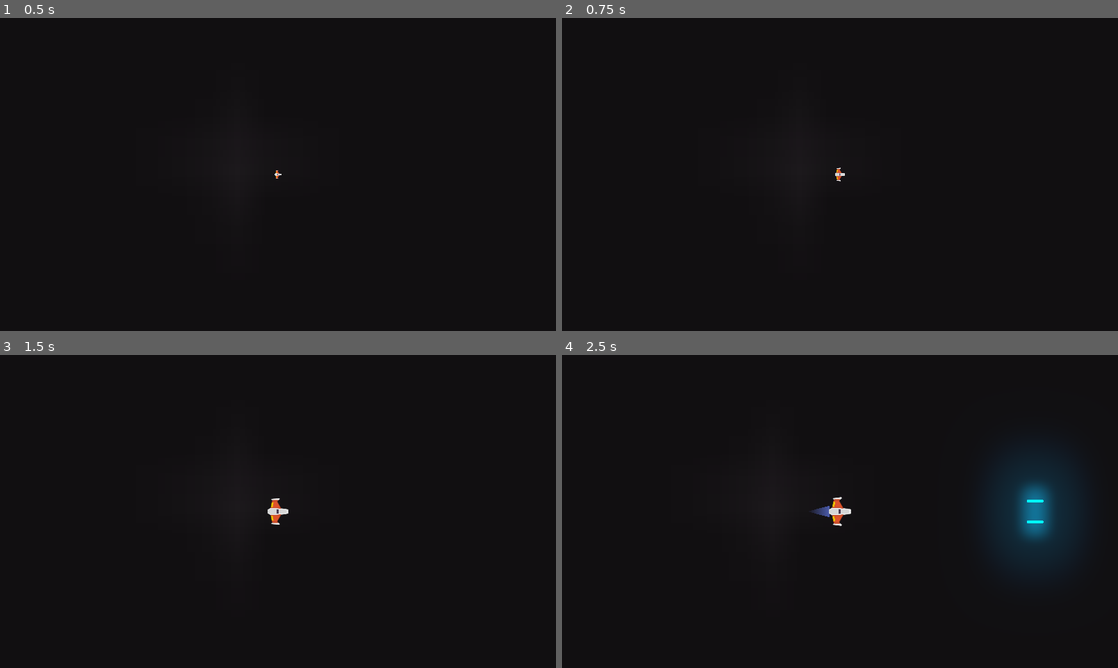
Above: before the commit, frames 1-4 (two rows, left to right).
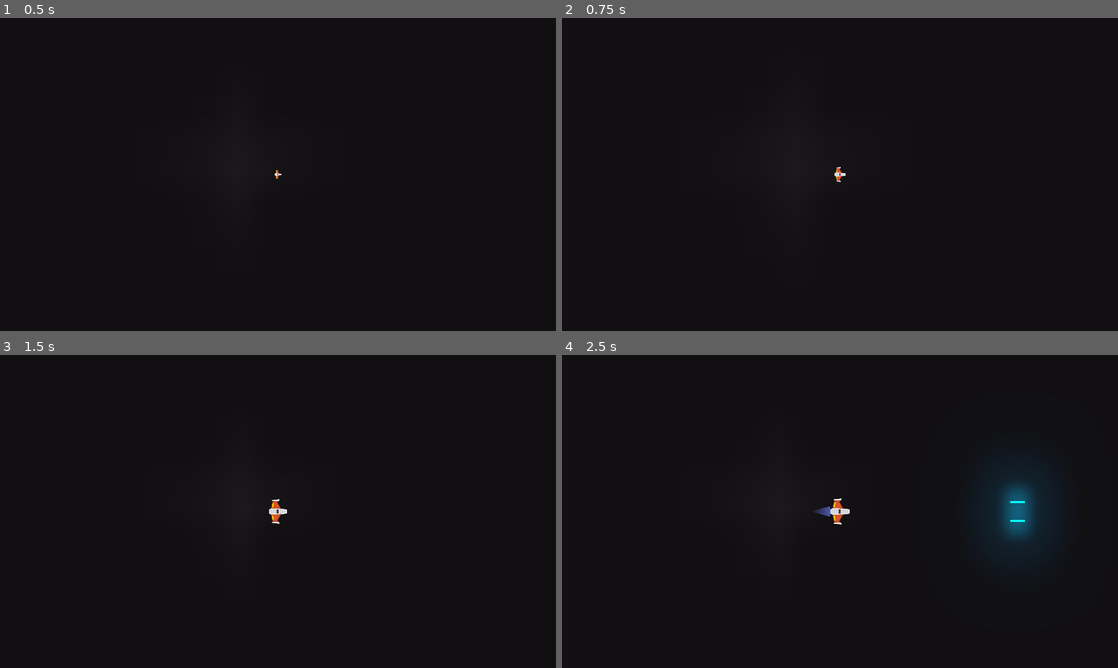
Above: after the commit, the same moments.

Repository: Csosafloriani/Meteorito
Game: Godot game, scene res://Juego/Niveles/NivelTest.tscn
The game is run twice, just before and just after one commit, with the same random seed, the same clock (stepped at 60 frames per second) and the same inputs.
Inputs (mouse positions are in pixels of both pictures, inside the frame that each line leads up to):
- Up to frame 1 (0.5 s): no input
- Up to frame 2 (0.75 s): tap Enter at 0.5 s; move the mouse to (962, 158) at 0.52 s; hold Up (mover_adelante) from 0.53 s (still down); hold Mouse wheel up (zoom_acercar, bound only after the commit) from 0.53 s (still down)
- Up to frame 3 (1.5 s): tap Mouse wheel down (zoom_alejar, bound only after the commit) at 0.8, 1.35 s; move the mouse to (166, 527) at 1.27 s; release Up (mover_adelante) at 1.28 s; release Mouse wheel up (zoom_acercar, bound only after the commit) at 1.28 s
- Up to frame 4 (2.5 s): tap Mouse wheel up (zoom_acercar, bound only after the commit) at 1.55 s; tap Space at 2 s; move the mouse to (895, 442) at 2.02 s; press the mouse at (895, 442) at 2.03 s; hold Up (mover_adelante) from 2.03 s (still down); tap Mouse wheel down (zoom_alejar, bound only after the commit) at 2.3 s

Frame 1 is identical in both runs. In frame 2, less than 0.1% of the frame differs, in the area x 49-51%, y 47-53%; in frame 3, less than 0.1%; in frame 4, 1.5%, in the area x 44-89%, y 40-60%.

Commit message:
Transicion camaras

Diff:
--- a/Juego/Meteoritos/Meteorito.gd
+++ b/Juego/Meteoritos/Meteorito.gd
@@ -16,6 +16,7 @@
 var esta_en_sector:bool = true setget set_esta_en_sector
 var pos_spawn_original:Vector2
 var vel_spawn_original:Vector2
+var esta_destruido:bool = false
 
 ## Metodos
 func _ready() -> void:
@@ -34,7 +35,8 @@
 ## Metodos custom
 func recibir_danio(danio:float) -> void:
 	hitpoints -= danio
-	if hitpoints <= 0.0 :
+	if hitpoints <= 0.0 and not esta_destruido:
+		esta_destruido = true
 		destruir()
 	impacto_sfx.play()
 	anim_impacto.play("Impacto")
--- a/Juego/Meteoritos/SectorMeteoritos.tscn
+++ b/Juego/Meteoritos/SectorMeteoritos.tscn
@@ -6,10 +6,10 @@
 [ext_resource path="res://Juego/Meteoritos/Advertencia.ogg" type="AudioStream" id=4]
 
 [sub_resource type="RectangleShape2D" id=1]
-extents = Vector2( 10, 540 )
+extents = Vector2( 5, 530 )
 
 [sub_resource type="RectangleShape2D" id=2]
-extents = Vector2( 10, 540 )
+extents = Vector2( 5, 530 )
 
 [sub_resource type="RectangleShape2D" id=3]
 extents = Vector2( 960, 10 )
@@ -18,16 +18,16 @@
 extents = Vector2( 960, 10 )
 
 [sub_resource type="RectangleShape2D" id=5]
-extents = Vector2( 10, 900 )
+extents = Vector2( 10, 890 )
 
 [sub_resource type="RectangleShape2D" id=6]
-extents = Vector2( 10, 900 )
+extents = Vector2( 10, 890 )
 
 [sub_resource type="RectangleShape2D" id=7]
-extents = Vector2( 1400, 10 )
+extents = Vector2( 1410, 10 )
 
 [sub_resource type="RectangleShape2D" id=8]
-extents = Vector2( 1400, 10 )
+extents = Vector2( 1410, 10 )
 
 [sub_resource type="DynamicFont" id=9]
 size = 52
@@ -155,6 +155,7 @@
 }
 
 [node name="CollisionShape2D" type="CollisionShape2D" parent="BordesNavePlayer/BordeIzquierda"]
+position = Vector2( 5, 0 )
 shape = SubResource( 1 )
 
 [node name="BordeDerecha" type="StaticBody2D" parent="BordesNavePlayer"]
@@ -165,6 +166,7 @@
 }
 
 [node name="CollisionShape2D" type="CollisionShape2D" parent="BordesNavePlayer/BordeDerecha"]
+position = Vector2( -5, 0 )
 shape = SubResource( 2 )
 
 [node name="BordeSuperior" type="StaticBody2D" parent="BordesNavePlayer"]
@@ -237,7 +239,7 @@
 
 [node name="MeteoritoSpawner3" parent="Spawners" instance=ExtResource( 1 )]
 position = Vector2( -1150, 0 )
-direccion = Vector2( 0, -1 )
+direccion = Vector2( 2, -1 )
 
 [node name="MeteoritoSpawner4" parent="Spawners" instance=ExtResource( 1 )]
 position = Vector2( -1150, 360 )
@@ -257,11 +259,11 @@
 
 [node name="MeteoritoSpawner8" parent="Spawners" instance=ExtResource( 1 )]
 position = Vector2( 0, -720 )
-direccion = Vector2( 1, 0 )
+direccion = Vector2( 0, 1 )
 
 [node name="MeteoritoSpawner9" parent="Spawners" instance=ExtResource( 1 )]
 position = Vector2( 0, 720 )
-direccion = Vector2( -1, 0 )
+direccion = Vector2( 0, -1 )
 
 [node name="MeteoritoSpawner10" parent="Spawners" instance=ExtResource( 1 )]
 position = Vector2( 575, -720 )
@@ -281,7 +283,7 @@
 
 [node name="MeteoritoSpawner14" parent="Spawners" instance=ExtResource( 1 )]
 position = Vector2( 1150, 0 )
-direccion = Vector2( 0, 1 )
+direccion = Vector2( -1, 0 )
 
 [node name="MeteoritoSpawner15" parent="Spawners" instance=ExtResource( 1 )]
 position = Vector2( 1150, 360 )
@@ -298,7 +300,8 @@
 [node name="ColorRect" type="ColorRect" parent="CanvasLayer"]
 anchor_right = 1.0
 anchor_bottom = 1.0
-color = Color( 1, 0, 0, 0.421787 )
+mouse_filter = 2
+color = Color( 1, 0, 0, 0.431373 )
 
 [node name="Label" type="Label" parent="CanvasLayer/ColorRect"]
 anchor_left = 0.5
@@ -312,6 +315,7 @@
 custom_fonts/font = SubResource( 9 )
 text = "	                        ¡ADVERTENCIA !
   LLUVIA DE METEORITOS INMINENTE"
+percent_visible = 0.0
 
 [node name="AudioStreamPlayer" type="AudioStreamPlayer" parent="."]
 stream = ExtResource( 4 )
--- /dev/null
+++ b/Juego/Naves/Player/CamaraPlayer.gd
@@ -0,0 +1,23 @@
+#CamaraPlayer.gd
+class_name CamaraPlayer
+extends CamaraJuego
+
+## Variables Export
+export var variacion_zoom:float = 0.1
+export var zoom_minimo:float = 0.8
+export var zoom_maximo:float = 1.5
+
+## Metodos
+
+func _unhandled_input(event: InputEvent) -> void:
+	if event.is_action_pressed("zoom_acercar"):
+		controlar_zoom(-variacion_zoom)
+
+	elif event.is_action_pressed("zoom_alejar"):
+		controlar_zoom(variacion_zoom)
+
+## Metodos Custom
+
+func controlar_zoom(mod_zoom: float) -> void:
+	zoom.x = clamp(zoom.x + mod_zoom, zoom_minimo, zoom_maximo)
+	zoom.y = clamp(zoom.y + mod_zoom, zoom_minimo, zoom_maximo)
--- a/Juego/Naves/Player/Player.tscn
+++ b/Juego/Naves/Player/Player.tscn
@@ -8,6 +8,7 @@
 [ext_resource path="res://Juego/Naves/Motor/MotorSFX.tscn" type="PackedScene" id=6]
 [ext_resource path="res://Juego/Naves/Player/impacto.ogg" type="AudioStream" id=7]
 [ext_resource path="res://Juego/Naves/Player/Escudo/Escudo.tscn" type="PackedScene" id=8]
+[ext_resource path="res://Juego/Naves/Player/CamaraPlayer.gd" type="Script" id=9]
 
 [sub_resource type="PhysicsMaterial" id=2]
 friction = 0.0
@@ -99,6 +100,9 @@
 
 [node name="CamaraPlayer" type="Camera2D" parent="."]
 current = true
+script = ExtResource( 9 )
+
+[node name="TweenZoom" type="Tween" parent="CamaraPlayer"]
 
 [connection signal="body_entered" from="." to="." method="_on_body_entered"]
 [connection signal="animation_finished" from="AnimationPlayer" to="." method="_on_AnimationPlayer_animation_finished"]
--- /dev/null
+++ b/Juego/Niveles/CamaraJuego.gd
@@ -0,0 +1,37 @@
+## CamaraJuego.gd
+class_name CamaraJuego
+extends Camera2D
+
+## Atributos onready
+onready var tween_zoom:Tween = $TweenZoom
+
+## Atributos
+var zoom_original:Vector2
+var puede_hacer_zoom:bool = true setget set_puede_hacer_zoom
+
+## Setters y Getters
+
+func set_puede_hacer_zoom(puede:bool) -> void:
+	puede_hacer_zoom = puede
+
+## Metodos
+func _ready() -> void:
+	zoom_original = zoom
+
+## Metodos Custom
+
+func devolver_zoom_original() -> void:
+	puede_hacer_zoom = false
+	zoom_suavizado(zoom_original.x, zoom_original.y, 1.0)
+
+func zoom_suavizado(nuevo_zoom_x:float, nuevo_zoom_y:float, tiempo_transicion:float) -> void:
+	tween_zoom.interpolate_property(
+		self,
+		"zoom",
+		zoom,
+		Vector2(nuevo_zoom_x, nuevo_zoom_y),
+		tiempo_transicion,
+		Tween.TRANS_LINEAR,
+		Tween.EASE_IN_OUT
+	)
+	tween_zoom.start()
--- /dev/null
+++ b/Juego/Niveles/CamaraNivel.gd
@@ -0,0 +1 @@
+extends "res://Juego/Niveles/CamaraJuego.gd"
--- a/Juego/Niveles/Nivel.gd
+++ b/Juego/Niveles/Nivel.gd
@@ -14,6 +14,10 @@
 onready var contenedor_meteoritos:Node
 onready var contenedor_sector_meteoritos:Node
 onready var camara_nivel:Camera2D = $CamaraNivel
+
+## Atributos
+var meteoritos_totales:int = 0
+
 
 ## Metodos
 func _ready() -> void:
@@ -36,23 +40,55 @@
 	elif tipo_peligro == "Enemigo":
 		pass
 
+
 func crear_sector_meteoritos(centro_camara:Vector2, numero_peligros:int) -> void:
+	meteoritos_totales = numero_peligros
 	var new_sector_meteoritos:SectorMeteoritos = sector_meteoritos.instance()
 	new_sector_meteoritos.crear(centro_camara, numero_peligros)
 	camara_nivel.global_position = centro_camara
 	contenedor_sector_meteoritos.add_child(new_sector_meteoritos)
-	##Transicion Camara del player al nivel
+
+	#Dar zoom de CamaraPlayer a CamaraNivel y devolver zoom original
+	camara_nivel.zoom = $Player/CamaraPlayer.zoom
+	camara_nivel.devolver_zoom_original()
+
+	#Devolver suavemente zoom a la camara del player
+	$Player/CamaraPlayer.devolver_zoom_original()
+
+	#Transicion Camara del player al nivel
 	transicion_camaras(
-		$Player/CamaraPlayer.global_position, camara_nivel.global_position, camara_nivel
+		$Player/CamaraPlayer.global_position,
+		camara_nivel.global_position,
+		camara_nivel,
+		tiempo_transicion_camara
 	)
 
-func transicion_camaras(desde:Vector2, hasta:Vector2, camara_actual:Camera2D) -> void:
+func controlar_meteoritos_restantes() -> void:
+	meteoritos_totales -= 1
+	if meteoritos_totales == 0:
+		contenedor_sector_meteoritos.get_child(0).queue_free()
+		# Desbloquear zoom
+		$Player/CamaraPlayer.set_puede_hacer_zoom(true)
+		# Pasar valores zoom
+		var zoom_actual = $Player/CamaraPlayer.zoom
+		$Player/CamaraPlayer.zoom = camara_nivel.zoom
+		$Player/CamaraPlayer.zoom_suavizado(zoom_actual.x, zoom_actual.y, 1.0)
+
+		transicion_camaras(
+			camara_nivel.global_position,
+			$Player/CamaraPlayer.global_position,
+			$Player/CamaraPlayer,
+			tiempo_transicion_camara * 0.10
+		)
+
+
+func transicion_camaras(desde:Vector2, hasta:Vector2, camara_actual:Camera2D, tiempo_transicion: float) -> void:
 	$TweenCamara.interpolate_property(
 		camara_actual,
 		"global_position",
 		desde,
 		hasta,
-		tiempo_transicion_camara,
+		tiempo_transicion,
 		Tween.TRANS_LINEAR,
 		Tween.EASE_IN_OUT
 	)
@@ -63,6 +99,8 @@
 	var new_explosion:ExplosionMeteorito = explosion_meteorito.instance()
 	new_explosion.global_position = pos
 	add_child(new_explosion)
+
+	controlar_meteoritos_restantes()
 
 func _on_nave_destruida(posicion: Vector2, num_explosiones) -> void:
 	for _i in range(num_explosiones):
@@ -91,3 +129,8 @@
 	new_meteorito.crear(
 		pos_spawn, dir_meteorito, tamanio)
 	contenedor_meteoritos.add_child(new_meteorito)
+
+
+func _on_TweenCamara_tween_completed(object, key) -> void:
+	if object.name == "CamaraPlayer":
+		object.global_position = $Player.global_position
--- a/Juego/Niveles/NivelTest.tscn
+++ b/Juego/Niveles/NivelTest.tscn
@@ -9,6 +9,7 @@
 [ext_resource path="res://Juego/Meteoritos/SectorMeteoritos.tscn" type="PackedScene" id=7]
 [ext_resource path="res://Juego/Explosiones/ExplosionMeteorito.tscn" type="PackedScene" id=8]
 [ext_resource path="res://Juego/Niveles/Fondos/Negro.png" type="Texture" id=9]
+[ext_resource path="res://Juego/Niveles/CamaraNivel.gd" type="Script" id=10]
 
 [node name="NivelTest" type="Node2D"]
 script = ExtResource( 2 )
@@ -19,6 +20,7 @@
 
 [node name="Player" parent="." instance=ExtResource( 1 )]
 position = Vector2( 960, 545 )
+potencia_rotacion = 200
 
 [node name="WorldEnvironment" type="WorldEnvironment" parent="."]
 environment = ExtResource( 3 )
@@ -36,5 +38,10 @@
 numero_peligros = 12
 
 [node name="CamaraNivel" type="Camera2D" parent="."]
+script = ExtResource( 10 )
+
+[node name="TweenZoom" type="Tween" parent="CamaraNivel"]
 
 [node name="TweenCamara" type="Tween" parent="."]
+
+[connection signal="tween_completed" from="TweenCamara" to="." method="_on_TweenCamara_tween_completed"]
--- a/Juego/Proyectiles/ProyectilPlayer.tscn
+++ b/Juego/Proyectiles/ProyectilPlayer.tscn
@@ -10,7 +10,7 @@
 z_index = 40
 collision_layer = 8
 collision_mask = 6
-danio = 2.0
+danio = 100.0
 
 [node name="CollisionShape2D" parent="." index="1"]
 shape = SubResource( 1 )
--- a/default_bus_layout.tres
+++ b/default_bus_layout.tres
@@ -5,5 +5,5 @@
 bus/1/solo = false
 bus/1/mute = false
 bus/1/bypass_fx = false
-bus/1/volume_db = -5.72686
+bus/1/volume_db = -24.137
 bus/1/send = "Master"
--- a/project.godot
+++ b/project.godot
@@ -9,6 +9,16 @@
 config_version=4
 
 _global_script_classes=[ {
+"base": "Camera2D",
+"class": "CamaraJuego",
+"language": "GDScript",
+"path": "res://Juego/Niveles/CamaraJuego.gd"
+}, {
+"base": "CamaraJuego",
+"class": "CamaraPlayer",
+"language": "GDScript",
+"path": "res://Juego/Naves/Player/CamaraPlayer.gd"
+}, {
 "base": "Node2D",
 "class": "Canion",
 "language": "GDScript",
@@ -75,6 +85,8 @@
 "path": "res://Juego/Meteoritos/SectorMeteoritos.gd"
 } ]
 _global_script_class_icons={
+"CamaraJuego": "",
+"CamaraPlayer": "",
 "Canion": "",
 "Escudo": "",
 "Estela": "",
@@ -154,12 +166,23 @@
 }
 disparo_secundario={
 "deadzone": 0.5,
-"events": [ Object(InputEventMouseButton,"resource_local_to_scene":false,"resource_name":"","device":0,"alt":false,"shift":false,"control":false,"meta":false,"command":false,"button_mask":0,"position":Vector2( 0, 0 ),"global_position":Vector2( 0, 0 ),"factor":1.0,"button_index":2,"pressed":false,"doubleclick":false,"script":null)
+"events": [ Object(InputEventKey,"resource_local_to_scene":false,"resource_name":"","device":0,"alt":false,"shift":false,"control":false,"meta":false,"command":false,"pressed":false,"scancode":0,"physical_scancode":69,"unicode":0,"echo":false,"script":null)
+, Object(InputEventMouseButton,"resource_local_to_scene":false,"resource_name":"","device":0,"alt":false,"shift":false,"control":false,"meta":false,"command":false,"button_mask":0,"position":Vector2( 0, 0 ),"global_position":Vector2( 0, 0 ),"factor":1.0,"button_index":2,"pressed":false,"doubleclick":false,"script":null)
  ]
 }
 escudo={
 "deadzone": 0.5,
 "events": [ Object(InputEventMouseButton,"resource_local_to_scene":false,"resource_name":"","device":0,"alt":false,"shi …(212 unchanged characters)…
+ ]
+}
+zoom_acercar={
+"deadzone": 0.5,
+"events": [ Object(InputEventMouseButton,"resource_local_to_scene":false,"resource_name":"","device":0,"alt":false,"shift":false,"control":false,"meta":false,"command":false,"button_mask":0,"position":Vector2( 0, 0 ),"global_position":Vector2( 0, 0 ),"factor":1.0,"button_index":4,"pressed":false,"doubleclick":false,"script":null)
+ ]
+}
+zoom_alejar={
+"deadzone": 0.5,
+"events": [ Object(InputEventMouseButton,"resource_local_to_scene":false,"resource_name":"","device":0,"alt":false,"shift":false,"control":false,"meta":false,"command":false,"button_mask":0,"position":Vector2( 0, 0 ),"global_position":Vector2( 0, 0 ),"factor":1.0,"button_index":5,"pressed":false,"doubleclick":false,"script":null)
  ]
 }
 
Not shown: 1 places in Juego/Naves/Player/Player.tscn that only renumber resources
Not shown: 1 places in Juego/Niveles/NivelTest.tscn that only renumber resources
